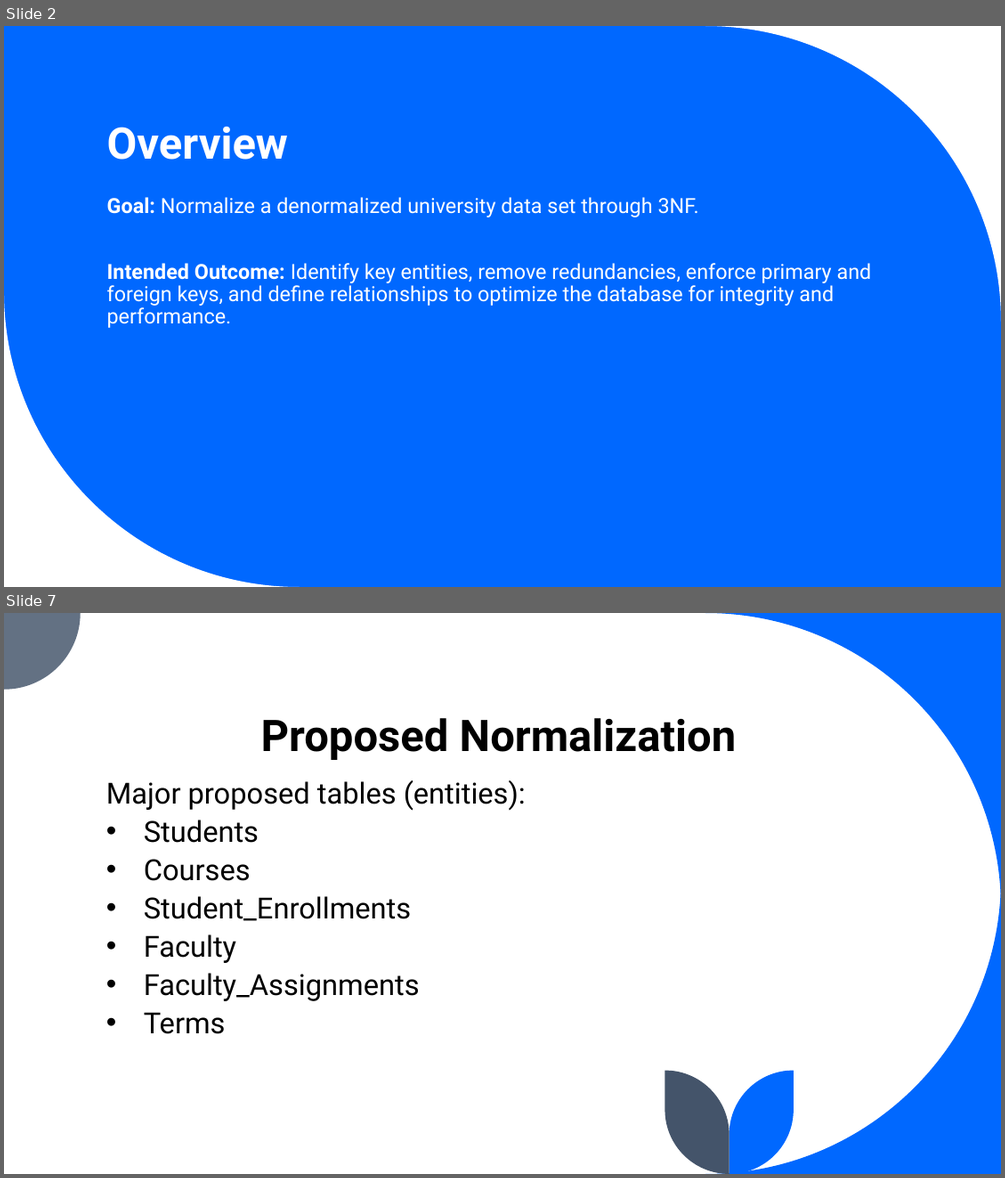
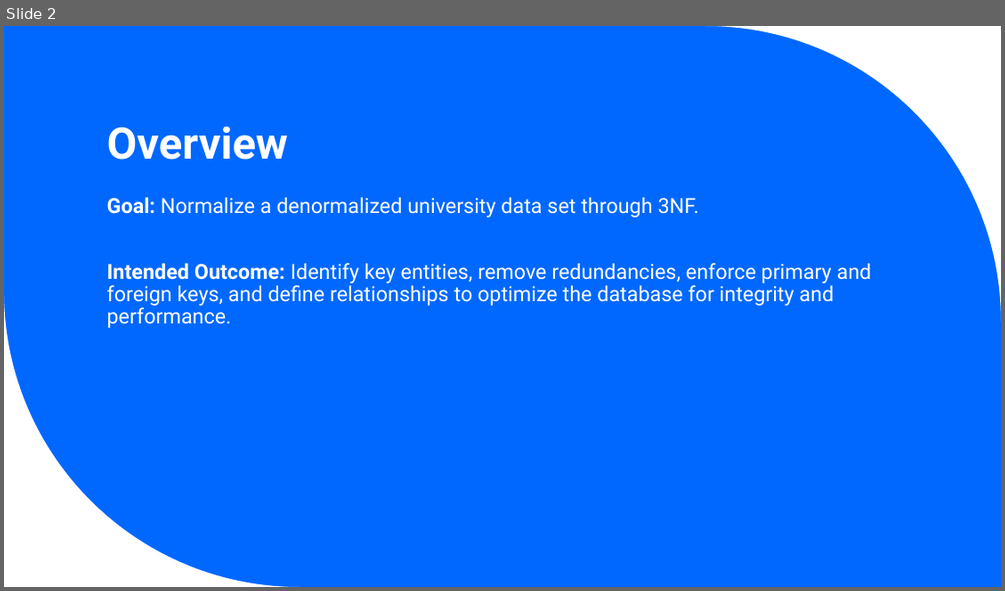
Before and after one commit to shkungulio/Maryville, a slide deck: DSCI-504/Week1/Database_Normalization.pptx. Shown one above the other, each under a label of ours: slides 2 and 7 before the commit, slide 2 after it; the slides between them are not shown. The pictures are 1005x1178 and 1005x591 pixels, drawn with LibreOffice and Linux fonts; fonts in the diff are those of the drawing. Boxes give left, top, right and bottom in pixels: in the first picture for what was removed or moved away, otherwise in the second. Text is boxed around its words. In the diff, an @@ line names an element or a change of style, - is before the commit and + after.

```diff
--- a/DSCI-504/Week1/Database_Normalization.pptx
+++ b/DSCI-504/Week1/Database_Normalization.pptx
@@ slide 7 removed at <box>4,613,1001,1174</box>, background #FFFFFF @@
@@ title removed at <box>261,718,736,760</box> @@
-Proposed Normalization
@@ text removed at <box>106,780,526,1034</box> @@
-Major proposed tables (entities):
-• Students
-• Courses
-• Student_Enrollments
-• Faculty
-• Faculty_Assignments
-• Terms
@@ group removed at <box>4,613,1001,1174</box>: 5 freeform shapes @@
```
Also in this commit, not shown: 4 slides changed, 1 slide added, 10 other files.
